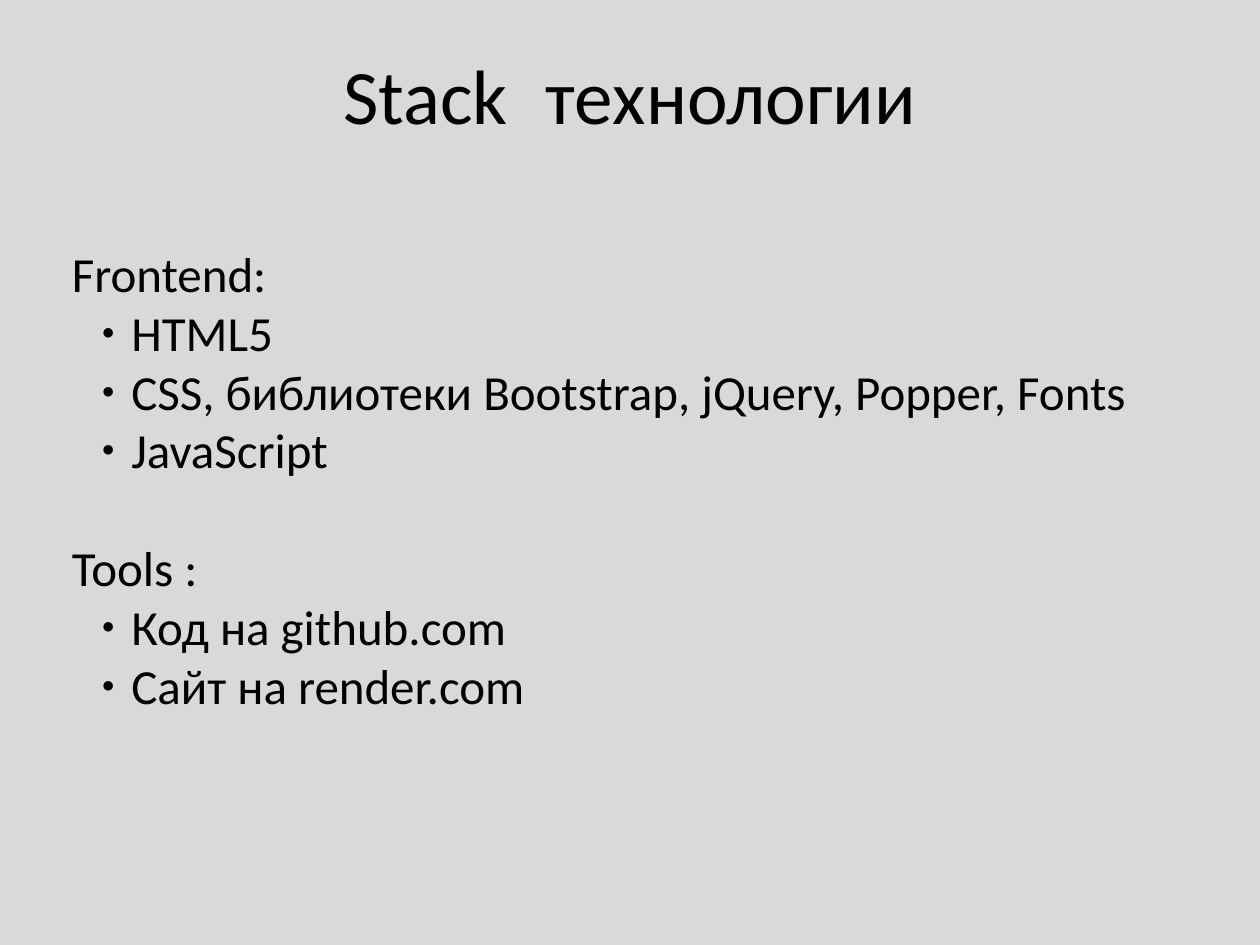
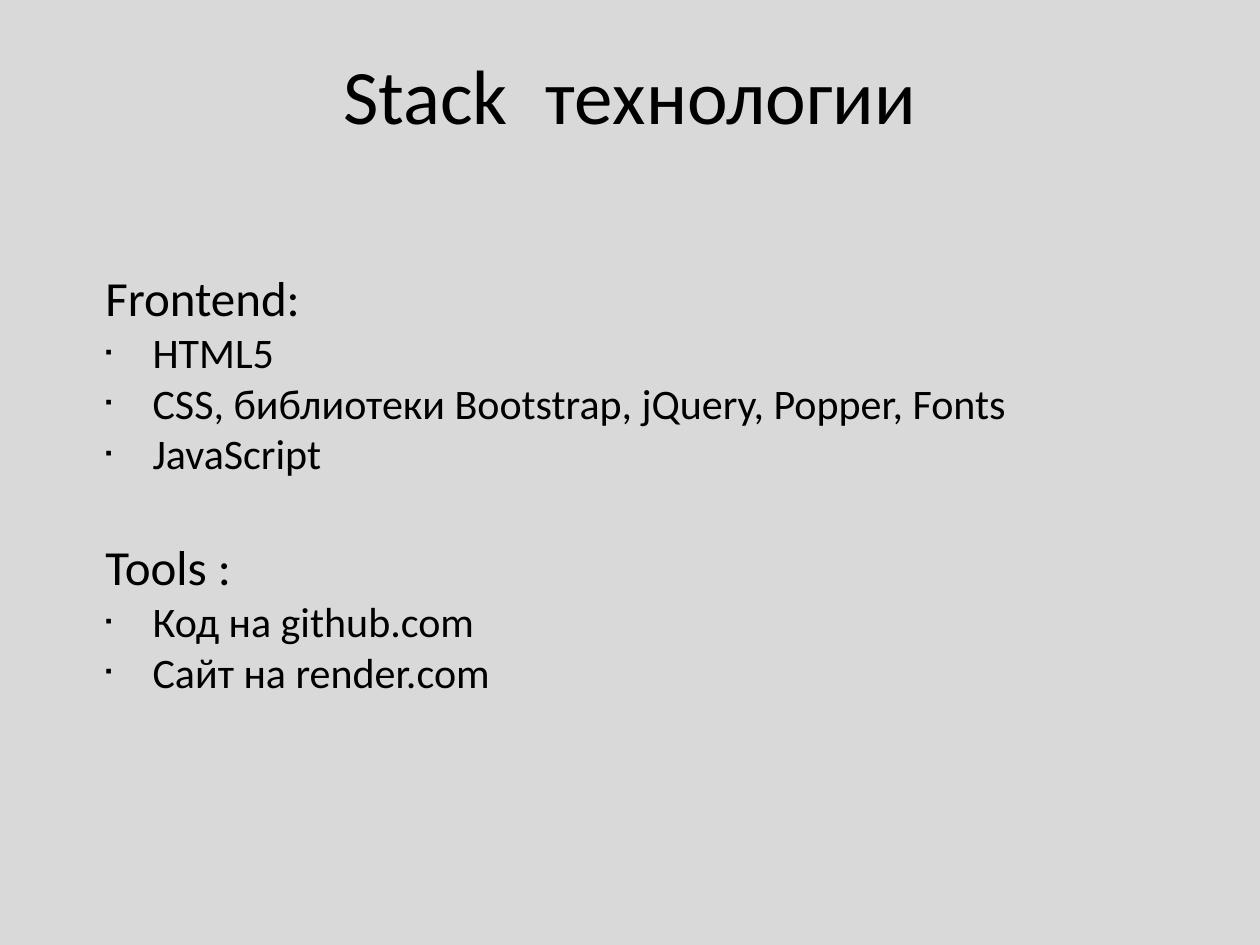
Before and after one commit to Anna898398/diplom_2022, a slide deck: slide 3 of Дипломный проект 2022.ppt (slide 4 before the commit). Drawn at 1260x945 pixels with LibreOffice and Linux fonts; fonts in the diff are those of the drawing. Boxes give left, top, right and bottom in pixels: in the first picture for what was removed or moved away, otherwise in the second. Text is boxed around its words. In the diff, an @@ line names an element or a change of style, - is before the commit and + after.

```diff
--- a/Дипломный проект 2022.ppt
+++ b/Дипломный проект 2022.ppt
@@ free "Frontend:": place and size @@
-free "Frontend:" at (59,179,1181,780)
+free "Frontend:" at (93,262,1167,753)
@@ text in free at (153,341,1006,689): size 28 to 24 pt in "HTML5", "CSS, библиотеки Bootstrap, jQuery, Popper, Fonts", "JavaScript", "Код на github.com" and 1 more places; bullet ● to ▪ @@
```
Also in this commit, not shown: 1 other slide changed, 1 slide removed, 13 other files.
